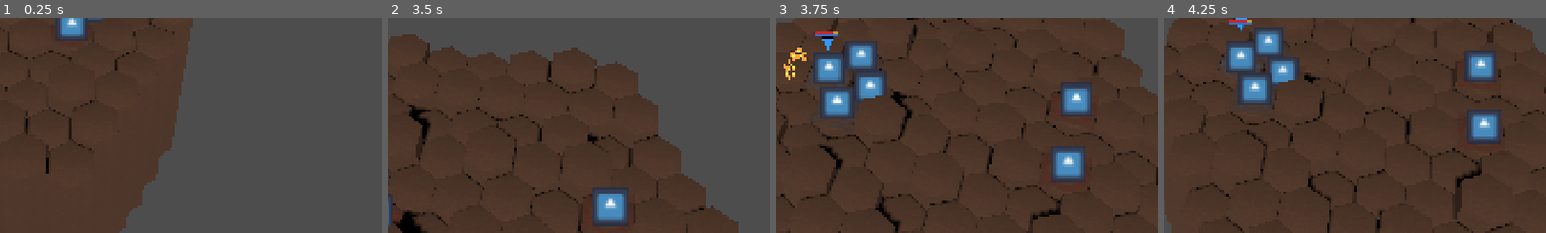
Above: before the commit, frames 1-4 (left to right).
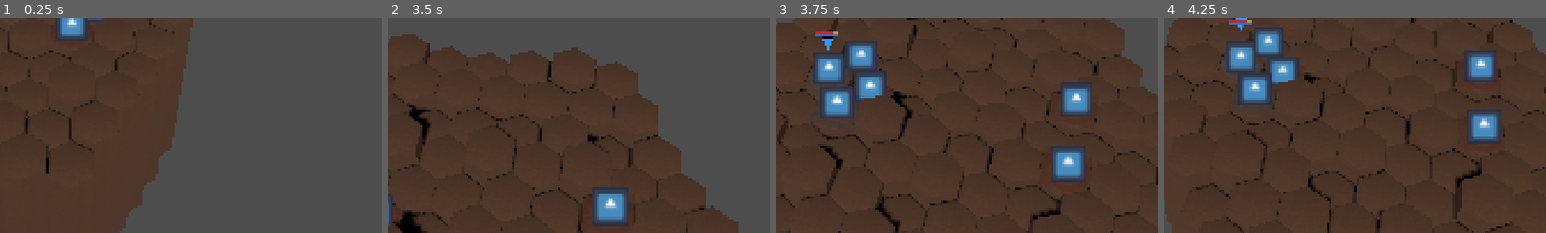
Above: after the commit, the same moments.

Repository: Kobraxos/Mythologia
Game: Godot game, scene res://levels/test_room/test_level.tscn
Same seed, same stepped clock (60 frames per second), same inputs: the game is played once before the commit and once after it. The project has no main scene, so this scene is started directly. The engine's default icon, where the game draws it, is replaced by a stand-in: a white triangle on a blue panel in a dark square.
Inputs (mouse positions are % of the whole screen's width and height, from its top left):
- Up to frame 1 (0.25 s): no input
- Up to frame 2 (3.5 s): tap Enter at 0.5 s; move the mouse to (72, 45) at 0.52 s; hold Up (ui_up) 0.53-1.28 s; tap S (camera_backward) at 0.6 s; tap W (camera_forward) at 0.8, 1.35 s; move the mouse to (30, 55) at 1.27 s; tap A (camera_left) at 1.55, 2.1 s; move the mouse to (60, 28) at 2.02 s; hold Up (ui_up) from 2.03 s (still down); tap D (camera_right) at 2.3, 2.85 s; move the mouse to (45, 70) at 2.77 s; tap Q (camera_rotate_left) at 3.05 s
- Up to frame 3 (3.75 s): move the mouse to (80, 65) at 3.52 s; release Up (ui_up) at 3.53 s; tap Q (camera_rotate_left) at 3.6 s
- Up to frame 4 (4.25 s): tap E (camera_rotate_right) at 3.8 s; tap R (camera_reset) at 4.15 s
The pictures show only the part of the screen within x 40-90%, y 50-100%; the shares and areas given below are measured in that part.

Frames 1-2 are identical in both runs. In frame 3, 0.3% of the frame differs, in the area x 2-8%, y 13-29%; in frame 4, nothing differs.

Commit message:
feat: implement combat visual system with sequencing, VFX pooling, and event-based interpretation.

Diff:
--- a/core/autoloads/combat_events.gd
+++ b/core/autoloads/combat_events.gd
@@ -61,7 +61,7 @@
 
 @warning_ignore("unused_signal")
 ## Émis pour déclencher un VFX depuis un système métier sans couplage avec la position 3D.
-signal vfx_requested(vfx_id: String, pos: Vector3, dir: Vector3, attached_target: Node3D)
+signal vfx_requested(vfx_type: int, pos: Vector3, dir: Vector3, attached_target: Node3D)
 
 @warning_ignore("unused_signal")
 ## Émis lorsque toutes les unités initiales ont été placées sur la grille.
--- a/core/core_enums.gd
+++ b/core/core_enums.gd
@@ -23,3 +23,16 @@
 	TARGET_HP_BELOW_HALF,
 	SOURCE_HAS_LINE_OF_SIGHT
 }
+
+## Types d'effets visuels pour l'Object Pooling.
+enum VfxType {
+	NONE,
+	IMPACT_HIT,
+	HEAL_EFFECT,
+	SHIELD_GRANTED,
+	DODGE_DUST,
+	DASH_TRAIL,
+	LEAP_TRAIL,
+	TELEPORT_OUT,
+	TELEPORT_IN
+}
--- a/create_test_status.gd
+++ /dev/null
@@ -1,35 +0,0 @@
-@tool
-extends SceneTree
-
-func _init():
-	var status = StatusEffectData.new()
-	status.id = &"test_stun"
-	status.effect_name = "Eblouissement Divin"
-	status.description = "Etourdi par la lumiere. Ne peut pas agir au prochain tour."
-	status.type = StatusEffectData.EffectType.DEBUFF
-	status.duration_in_turns = 1
-	status.merge_strategy = StatusEffectData.MergeStrategy.REPLACE
-	status.is_stunned = true
-
-	DirAccess.make_dir_absolute("res://data/statuses")
-	ResourceSaver.save(status, "res://data/statuses/test_stun_status.tres")
-
-	var payload = SkillEffectPayload.new()
-	payload.target = SkillEffectPayload.PayloadTarget.MAIN_TARGET
-	payload.application_chance = 1.0
-	payload.condition = SkillEffectPayload.TriggerCondition.ALWAYS
-	payload.status_effect = status
-
-	DirAccess.make_dir_absolute("res://data/skills/payloads")
-	ResourceSaver.save(payload, "res://data/skills/payloads/rayon_solaire_stun_payload.tres")
-
-	var rayon_solaire: SkillData = load("res://data/skills/attacks/rayon_solaire.tres")
-	if rayon_solaire:
-		rayon_solaire.effect_payloads.clear()
-		rayon_solaire.effect_payloads.append(payload)
-		ResourceSaver.save(rayon_solaire, "res://data/skills/attacks/rayon_solaire.tres")
-		print("Successfully created status, payload, and updated Rayon Solaire.")
-	else:
-		print("Failed to load rayon_solaire.tres")
-
-	quit()
--- a/data/units/heroes/base_unit_stats.tres
+++ b/data/units/heroes/base_unit_stats.tres
@@ -3,9 +3,9 @@
 [ext_resource type="Resource" uid="uid://cyd2aljxwrxdw" path="res://data/skills/attacks/frappe_basique.tres" id="1_2366t"]
 [ext_resource type="Script" uid="uid://didfbrl3fg4h5" path="res://data/units/unit_stats.gd" id="1_t58gu"]
 [ext_resource type="Texture2D" uid="uid://dsqgvi8aue1da" path="res://icon.svg" id="2_gbbgr"]
+[ext_resource type="Resource" uid="uid://un6eqfxtq56o" path="res://data/skills/attacks/rayon_solaire.tres" id="4_odqmy"]
 [ext_resource type="Resource" uid="uid://dash001" path="res://data/skills/spells/dash_eclair.tres" id="5_spell"]
 [ext_resource type="Resource" uid="uid://ring001" path="res://data/skills/spells/anneau_de_feu.tres" id="8_spell"]
-[ext_resource type="Resource" uid="uid://flood001" path="res://data/skills/spells/vague_guerisseuse.tres" id="9_spell"]
 [ext_resource type="Texture2D" uid="uid://cawdwey71ermw" path="res://assets/2d/tezcatlipoca.png" id="12_tibrx"]
 
 [resource]
@@ -41,4 +41,4 @@
 effect_resistance = 0.1
 incoming_healing_multiplier = 1.1
 base_attack = ExtResource("1_2366t")
-active_skills = Array[Resource]([ExtResource("1_2366t"), ExtResource("5_spell"), ExtResource("8_spell"), ExtResource("9_spell")])
+active_skills = Array[Resource]([ExtResource("1_2366t"), ExtResource("5_spell"), ExtResource("8_spell"), ExtResource("4_odqmy")])
--- a/entities/unit/base/unit.gd
+++ b/entities/unit/base/unit.gd
@@ -105,6 +105,12 @@
 	if action_economy:
 		action_economy.start_turn()
 
+	# Vérification du Stun après l'application des statuts initiaux
+	if status_receiver and status_receiver.is_stunned():
+		TurnEvents.turn_skipped_stun.emit(self)
+		TurnEvents.turn_end_requested.emit.call_deferred()
+		return
+
 	# AAA VFX : L'anneau s'excite
 	if faction_ring and faction_ring.material_override:
 		var mat := faction_ring.material_override as ShaderMaterial
--- a/levels/test_room/test_level.tscn
+++ b/levels/test_room/test_level.tscn
@@ -76,45 +76,42 @@
 
 [node name="TimelineUI" parent="HUD" unique_id=1812768785 instance=ExtResource("14_timeline")]
 
-[node name="GameFlowManager" type="Node" parent="."]
+[node name="GameFlowManager" type="Node" parent="." unique_id=510060265]
 script = ExtResource("15_flow")
 
-[node name="SurfaceVisuals" type="Node3D" parent="."]
+[node name="SurfaceVisuals" type="Node3D" parent="." unique_id=1082084624]
 script = ExtResource("16_surface")
 
-[node name="SpawnPoints" type="Node3D" parent="."]
+[node name="SpawnPoints" type="Node3D" parent="." unique_id=313551619]
 
-[node name="PlayerSpawn1" type="Marker3D" parent="SpawnPoints" groups=["spawn_points"]]
+[node name="PlayerSpawn1" type="Marker3D" parent="SpawnPoints" unique_id=346153055 groups=["spawn_points"]]
 transform = Transform3D(1, 0, 0, 0, 1, 0, 0, 0, 1, -5, 0, 0)
 script = ExtResource("17_spawn")
 stats = ExtResource("9_4py08")
-faction = 0
 
-[node name="PlayerSpawn2" type="Marker3D" parent="SpawnPoints" groups=["spawn_points"]]
+[node name="PlayerSpawn2" type="Marker3D" parent="SpawnPoints" unique_id=51821423 groups=["spawn_points"]]
 transform = Transform3D(1, 0, 0, 0, 1, 0, 0, 0, 1, -5, 0, 1.5)
 script = ExtResource("17_spawn")
 stats = ExtResource("9_4py08")
-faction = 0
 
-[node name="PlayerSpawn3" type="Marker3D" parent="SpawnPoints" groups=["spawn_points"]]
+[node name="PlayerSpawn3" type="Marker3D" parent="SpawnPoints" unique_id=741445212 groups=["spawn_points"]]
 transform = Transform3D(1, 0, 0, 0, 1, 0, 0, 0, 1, -5, 0, -1.5)
 script = ExtResource("17_spawn")
 stats = ExtResource("9_4py08")
-faction = 0
 
-[node name="EnemySpawn1" type="Marker3D" parent="SpawnPoints" groups=["spawn_points"]]
+[node name="EnemySpawn1" type="Marker3D" parent="SpawnPoints" unique_id=234985002 groups=["spawn_points"]]
 transform = Transform3D(1, 0, 0, 0, 1, 0, 0, 0, 1, 5, 0, 0)
 script = ExtResource("17_spawn")
 stats = ExtResource("18_archer")
 faction = 1
 
-[node name="EnemySpawn2" type="Marker3D" parent="SpawnPoints" groups=["spawn_points"]]
+[node name="EnemySpawn2" type="Marker3D" parent="SpawnPoints" unique_id=2068525436 groups=["spawn_points"]]
 transform = Transform3D(1, 0, 0, 0, 1, 0, 0, 0, 1, 5, 0, 1.5)
 script = ExtResource("17_spawn")
 stats = ExtResource("19_mage")
 faction = 1
 
-[node name="EnemySpawn3" type="Marker3D" parent="SpawnPoints" groups=["spawn_points"]]
+[node name="EnemySpawn3" type="Marker3D" parent="SpawnPoints" unique_id=144832497 groups=["spawn_points"]]
 transform = Transform3D(1, 0, 0, 0, 1, 0, 0, 0, 1, 5, 0, -1.5)
 script = ExtResource("17_spawn")
 stats = ExtResource("20_warrior")
--- a/systems/camera/tactical_camera.gd
+++ b/systems/camera/tactical_camera.gd
@@ -1,14 +1,31 @@
+## Gestionnaire de la caméra tactique avec déplacements sur grille, rotation orbitale et zoom
 class_name TacticalCamera
 extends Node3D
 
+const ACTION_CAM_FORWARD = "camera_forward"
+const ACTION_CAM_BACKWARD = "camera_backward"
+const ACTION_CAM_LEFT = "camera_left"
+const ACTION_CAM_RIGHT = "camera_right"
+const ACTION_CAM_ROT_LEFT = "camera_rotate_left"
+const ACTION_CAM_ROT_RIGHT = "camera_rotate_right"
+const ACTION_CAM_ZOOM_IN = "camera_zoom_in"
+const ACTION_CAM_ZOOM_OUT = "camera_zoom_out"
+const ACTION_CAM_RESET = "camera_reset"
+
 @export_category("Vitesse & Mouvement")
+## Vitesse de déplacement panoramique sur l'axe horizontal
 @export var move_speed: float = 15.0
+## Vitesse de rotation autour de l'axe vertical Y
 @export var rot_speed: float = 3.0
+## Force d'interpolation pour adoucir les mouvements de la caméra
 @export var smoothing: float = 8.0
 
 @export_category("Zoom")
+## Distance minimale de rapprochement de la caméra
 @export var min_zoom: float = 10.0
+## Distance maximale d'éloignement de la caméra
 @export var max_zoom: float = 60.0
+## Valeur ajoutée/soustraite à chaque cran de zoom
 @export var zoom_step: float = 4.0
 
 @onready var _spring_arm: SpringArm3D = $Elevation/SpringArm3D
@@ -21,18 +38,22 @@
 func _ready() -> void:
 	_target_position = position
 	_target_rotation = rotation.y
-	if _spring_arm:
-		_target_zoom = _spring_arm.spring_length
-	else:
+
+	if not is_instance_valid(_spring_arm):
 		push_error("TacticalCamera: Nœud SpringArm3D manquant dans la hiérarchie.")
+		return
+
+	_target_zoom = _spring_arm.spring_length
 
 	# AAA : Le "Regard Divin" (Auto-Panning)
 	TurnEvents.active_unit_changed.connect(_on_active_unit_changed)
 
 func _on_active_unit_changed(unit: Unit) -> void:
-	if is_instance_valid(unit):
-		# Recadre la cible de la caméra sur l'unité active. Le _apply_smoothing fera glisser la caméra en douceur.
-		_target_position = unit.global_position
+	if not is_instance_valid(unit):
+		return
+
+	# Recadre la cible de la caméra sur l'unité active. Le _apply_smoothing fera glisser la caméra en douceur.
+	_target_position = unit.global_position
 
 func _process(delta: float) -> void:
 	_handle_movement(delta)
@@ -41,40 +62,44 @@
 
 func _unhandled_input(event: InputEvent) -> void:
 	# Gestion du zoom et du recentrage via nos actions personnalisées de l'Input Map
-	if event.is_action_pressed("camera_zoom_in"):
+	if event.is_action_pressed(ACTION_CAM_ZOOM_IN):
 		_target_zoom = clampf(_target_zoom - zoom_step, min_zoom, max_zoom)
-	elif event.is_action_pressed("camera_zoom_out"):
+	elif event.is_action_pressed(ACTION_CAM_ZOOM_OUT):
 		_target_zoom = clampf(_target_zoom + zoom_step, min_zoom, max_zoom)
-	elif event.is_action_pressed("camera_reset"):
+	elif event.is_action_pressed(ACTION_CAM_RESET):
 		# TODO: Placeholder pour recentrer la caméra sur l'unité active plus tard
 		pass
 
 func _handle_movement(delta: float) -> void:
 	# Récupère les entrées directionnelles découplées de l'interface (DDD)
-	var input_dir: Vector2 = Input.get_vector("camera_left", "camera_right", "camera_forward", "camera_backward")
+	var input_dir: Vector2 = Input.get_vector(ACTION_CAM_LEFT, ACTION_CAM_RIGHT, ACTION_CAM_FORWARD, ACTION_CAM_BACKWARD)
 
-	if input_dir != Vector2.ZERO:
-		# Calcul des axes relatifs à la rotation Y actuelle de la caméra
-		var forward: Vector3 = -transform.basis.z
-		var right: Vector3 = transform.basis.x
+	if input_dir == Vector2.ZERO:
+		return
 
-		# Contrainte stricte sur le plan XZ (pas de vol)
-		forward.y = 0.0
-		right.y = 0.0
-		forward = forward.normalized()
-		right = right.normalized()
+	# Calcul des axes relatifs à la rotation Y actuelle de la caméra
+	var forward: Vector3 = -transform.basis.z
+	var right: Vector3 = transform.basis.x
 
-		# input_dir.y est négatif quand "ui_up" est pressé. On l'inverse pour avancer (forward).
-		var move_dir: Vector3 = (right * input_dir.x + forward * -input_dir.y).normalized()
-		_target_position += move_dir * move_speed * delta
+	# Contrainte stricte sur le plan XZ (pas de vol)
+	forward.y = 0.0
+	right.y = 0.0
+	forward = forward.normalized()
+	right = right.normalized()
+
+	# input_dir.y est négatif quand "ui_up" est pressé. On l'inverse pour avancer (forward).
+	var move_dir: Vector3 = (right * input_dir.x + forward * -input_dir.y).normalized()
+	_target_position += move_dir * move_speed * delta
 
 func _handle_rotation(delta: float) -> void:
 	# Remarque : Tu devras ajouter ces deux actions virtuelles dans l'Input Map de Godot.
-	var rot_dir: float = Input.get_axis("camera_rotate_left", "camera_rotate_right")
+	var rot_dir: float = Input.get_axis(ACTION_CAM_ROT_LEFT, ACTION_CAM_ROT_RIGHT)
 
-	if rot_dir != 0.0:
-		# Soustraction pour qu'appuyer à droite fasse tourner la caméra vers la droite autour du centre
-		_target_rotation -= rot_dir * rot_speed * delta
+	if rot_dir == 0.0:
+		return
+
+	# Soustraction pour qu'appuyer à droite fasse tourner la caméra vers la droite autour du centre
+	_target_rotation -= rot_dir * rot_speed * delta
 
 func _apply_smoothing(delta: float) -> void:
 	# Interpolation de la position panoramique
@@ -84,5 +109,7 @@
 	rotation.y = lerp_angle(rotation.y, _target_rotation, smoothing * delta)
 
 	# Interpolation de la distance de zoom
-	if _spring_arm:
-		_spring_arm.spring_length = lerp(_spring_arm.spring_length, _target_zoom, smoothing * delta)
+	if not is_instance_valid(_spring_arm):
+		return
+
+	_spring_arm.spring_length = lerp(_spring_arm.spring_length, _target_zoom, smoothing * delta)
--- a/systems/combat/sequencer/combat_sequencer.gd
+++ b/systems/combat/sequencer/combat_sequencer.gd
@@ -67,7 +67,7 @@
 				if is_instance_valid(cmd.target):
 					if pos == Vector3.ZERO:
 						pos = cmd.target.global_position
-						if cmd.string_payload == VfxConstants.IMPACT_HIT:
+						if cmd.vfx_type == CoreEnums.VfxType.IMPACT_HIT:
 							pos += Vector3(0, 1.0, 0)
 
 					if dir == Vector3.ZERO and is_instance_valid(cmd.source):
@@ -79,13 +79,13 @@
 					dir = (end_pos - cmd.target.global_position).normalized()
 
 				# Cas du teleport in
-				if cmd.string_payload == VfxConstants.TELEPORT_IN and cmd.target_hex != Vector3i.ZERO:
+				if cmd.vfx_type == CoreEnums.VfxType.TELEPORT_IN and cmd.target_hex != Vector3i.ZERO:
 					pos = HexMath.hex_to_world(cmd.target_hex, GridManager.hex_size, GridManager.elevation_step)
 
 				if dir.length_squared() == 0.0:
 					dir = Vector3.UP
 
-				CombatEvents.vfx_requested.emit(cmd.string_payload, pos, dir, cmd.target)
+				CombatEvents.vfx_requested.emit(cmd.vfx_type, pos, dir, cmd.target)
 
 	# Attente unique synchronisée sur l'animation la plus longue du groupe
 	if max_duration > 0.0:
--- a/systems/combat/sequencer/combat_visual_interpreter.gd
+++ b/systems/combat/sequencer/combat_visual_interpreter.gd
@@ -94,7 +94,7 @@
 
 	var vfx_cmd := VisualCommand.new()
 	vfx_cmd.type = VisualCommand.Type.SPAWN_VFX
-	vfx_cmd.string_payload = VfxConstants.IMPACT_HIT if VfxConstants else "impact_hit"
+	vfx_cmd.vfx_type = CoreEnums.VfxType.IMPACT_HIT
 	vfx_cmd.target = target
 	vfx_cmd.source = _caster
 	_current_group.commands.append(vfx_cmd)
@@ -119,7 +119,7 @@
 
 	var vfx_cmd := VisualCommand.new()
 	vfx_cmd.type = VisualCommand.Type.SPAWN_VFX
-	vfx_cmd.string_payload = VfxConstants.HEAL_EFFECT if VfxConstants else "heal_effect"
+	vfx_cmd.vfx_type = CoreEnums.VfxType.HEAL_EFFECT
 	vfx_cmd.target = target
 	vfx_cmd.direction_payload = Vector3.UP
 	_current_group.commands.append(vfx_cmd)
@@ -144,7 +144,7 @@
 
 	var vfx_cmd := VisualCommand.new()
 	vfx_cmd.type = VisualCommand.Type.SPAWN_VFX
-	vfx_cmd.string_payload = VfxConstants.SHIELD_GRANTED if VfxConstants else "shield_granted"
+	vfx_cmd.vfx_type = CoreEnums.VfxType.SHIELD_GRANTED
 	vfx_cmd.target = target
 	vfx_cmd.direction_payload = Vector3.UP
 	_current_group.commands.append(vfx_cmd)
@@ -160,7 +160,7 @@
 
 	var vfx_cmd := VisualCommand.new()
 	vfx_cmd.type = VisualCommand.Type.SPAWN_VFX
-	vfx_cmd.string_payload = VfxConstants.DODGE_DUST if VfxConstants else "dodge_dust"
+	vfx_cmd.vfx_type = CoreEnums.VfxType.DODGE_DUST
 	vfx_cmd.target = target
 	_current_group.commands.append(vfx_cmd)
 
@@ -176,30 +176,30 @@
 	if unit == _caster:
 		if _skill.caster_movement == SkillData.CasterMovement.DASH_TO_TARGET:
 			cmd.duration = DASH_ANIM_DURATION
-			_add_movement_vfx(unit as Node3D, to_hex, VfxConstants.DASH_TRAIL if VfxConstants else "dash_trail")
+			_add_movement_vfx(unit as Node3D, to_hex, CoreEnums.VfxType.DASH_TRAIL)
 		elif _skill.caster_movement == SkillData.CasterMovement.LEAP_TO_TARGET:
 			cmd.duration = LEAP_ANIM_DURATION
 			cmd.is_leap = true
-			_add_movement_vfx(unit as Node3D, to_hex, VfxConstants.LEAP_TRAIL if VfxConstants else "leap_trail")
+			_add_movement_vfx(unit as Node3D, to_hex, CoreEnums.VfxType.LEAP_TRAIL)
 		elif _skill.caster_movement == SkillData.CasterMovement.TELEPORT_TO_TARGET:
 			cmd.duration = 0.0
 			var vfx_out := VisualCommand.new()
 			vfx_out.type = VisualCommand.Type.SPAWN_VFX
-			vfx_out.string_payload = VfxConstants.TELEPORT_OUT if VfxConstants else "teleport_out"
+			vfx_out.vfx_type = CoreEnums.VfxType.TELEPORT_OUT
 			vfx_out.target = unit as Node3D
 			_current_group.commands.append(vfx_out)
-			_add_movement_vfx(unit as Node3D, to_hex, VfxConstants.TELEPORT_IN if VfxConstants else "teleport_in")
+			_add_movement_vfx(unit as Node3D, to_hex, CoreEnums.VfxType.TELEPORT_IN)
 	else:
 		# C'est un déplacement forcé de la cible (Knockback / Pull)
 		cmd.duration = DASH_ANIM_DURATION
-		_add_movement_vfx(unit as Node3D, to_hex, VfxConstants.DASH_TRAIL if VfxConstants else "dash_trail")
-
-	_current_group.commands.append(cmd)
-
-func _add_movement_vfx(target: Node3D, target_hex: Vector3i, vfx_name: String) -> void:
-	var vfx_cmd := VisualCommand.new()
-	vfx_cmd.type = VisualCommand.Type.SPAWN_VFX
-	vfx_cmd.string_payload = vfx_name
+		_add_movement_vfx(unit as Node3D, to_hex, CoreEnums.VfxType.DASH_TRAIL)
+
+	_current_group.commands.append(cmd)
+
+func _add_movement_vfx(target: Node3D, target_hex: Vector3i, vfx_type: int) -> void:
+	var vfx_cmd := VisualCommand.new()
+	vfx_cmd.type = VisualCommand.Type.SPAWN_VFX
+	vfx_cmd.vfx_type = vfx_type
 	vfx_cmd.target = target
 	vfx_cmd.target_hex = target_hex
 	_current_group.commands.append(vfx_cmd)
--- a/systems/combat/sequencer/visual_command.gd
+++ b/systems/combat/sequencer/visual_command.gd
@@ -23,3 +23,4 @@
 var element_payload: int = 0
 var text_type: int = 0 # CombatEvents.FloatingTextType
 var is_leap: bool = false
+var vfx_type: int = 0 # CoreEnums.VfxType
--- a/systems/turn_logic/turn_manager.gd
+++ b/systems/turn_logic/turn_manager.gd
@@ -79,20 +79,6 @@
 
 		active.start_turn()
 
-		# ─── AAA : Gestion du Stun (Étourdissement) ───────────────────────────────
-		# L'unité prend brièvement possession de son tour (active_unit_changed émis),
-		# le signal turn_skipped_stun déclenche le feedback visuel (texte flottant, UI),
-		# puis après un délai, le tour passe automatiquement.
-		if active.status_receiver and active.status_receiver.is_stunned():
-			TurnEvents.active_unit_changed.emit(active)
-			TurnEvents.turn_skipped_stun.emit(active)
-			_generate_and_emit_timeline()
-			await get_tree().create_timer(1.0).timeout
-			active.end_turn()
-			TurnEvents.turn_ended.emit(active)
-			next_turn()
-			return
-
 		TurnEvents.active_unit_changed.emit(active)
 		break
 
--- a/systems/vfx/pooled_vfx.gd
+++ b/systems/vfx/pooled_vfx.gd
@@ -6,18 +6,6 @@
 func _ready() -> void:
 	emitting = false
 	one_shot = true # Requis pour que le signal "finished" s'émette de lui-même
-	if not finished.is_connected(_on_finished):
-		finished.connect(_on_finished)
 
 func play_vfx() -> void:
 	restart()
-
-func _on_finished() -> void:
-	# Sécurité absolue : Si le VFX a été attaché (parenté dynamiquement) à une unité mobile,
-	# on le remet dans l'Autoload global pour éviter qu'il ne meure avec elle ou s'égare.
-	var vfx_manager = get_tree().root.get_node_or_null("VfxManager")
-
-	if vfx_manager and get_parent() != vfx_manager:
-		get_parent().remove_child(self)
-		vfx_manager.add_child(self)
-		# Reset des transforms de sécurité optionnel ici
--- a/systems/vfx/vfx_manager.gd
+++ b/systems/vfx/vfx_manager.gd
@@ -2,37 +2,51 @@
 
 ## Autoload gérant l'Object Pooling des particules pour éviter le Shader Stutter.
 
-@export var vfx_library: Dictionary = {} # Clé: String (vfx_id), Valeur: PackedScene
+@export var vfx_library: Dictionary = {} # Clé: int (CoreEnums.VfxType), Valeur: PackedScene
 @export var pool_size_per_vfx: int = 10
 
-var _pools: Dictionary = {} # Clé: String (vfx_id), Valeur: Array[PooledVfx]
+var _pools: Dictionary = {} # Clé: int (CoreEnums.VfxType), Valeur: Array[PooledVfx]
 
 func _ready() -> void:
 	CombatEvents.vfx_requested.connect(_on_vfx_requested)
 
 	# Auto-instanciation des particules définies dans l'inspecteur
-	for vfx_id: String in vfx_library:
-		register_vfx(vfx_id, vfx_library[vfx_id])
+	for vfx_type: int in vfx_library:
+		register_vfx(vfx_type, vfx_library[vfx_type] as PackedScene)
 
-func register_vfx(vfx_id: String, prefab: PackedScene) -> void:
-	if _pools.has(vfx_id): return
+func register_vfx(vfx_type: int, prefab: PackedScene) -> void:
+	if _pools.has(vfx_type): return
 
 	var pool: Array[PooledVfx] = []
 	for i in range(pool_size_per_vfx):
-		var instance := prefab.instantiate() as PooledVfx
+		var instance := _instantiate_vfx(prefab)
 		if instance:
-			add_child(instance)
 			pool.append(instance)
-	_pools[vfx_id] = pool
+	_pools[vfx_type] = pool
 
-func _on_vfx_requested(vfx_id: String, pos: Vector3, dir: Vector3, attached_target: Node3D) -> void:
-	var vfx: PooledVfx = _get_available_vfx(vfx_id)
+func _instantiate_vfx(prefab: PackedScene) -> PooledVfx:
+	if not prefab: return null
+
+	var instance := prefab.instantiate() as PooledVfx
+	if not instance:
+		push_error("Failed to instantiate VFX prefab.")
+		return null
+
+	add_child(instance)
+
+	if not instance.finished.is_connected(_on_vfx_finished.bind(instance)):
+		instance.finished.connect(_on_vfx_finished.bind(instance))
+
+	return instance
+
+func _on_vfx_requested(vfx_type: int, pos: Vector3, dir: Vector3, attached_target: Node3D) -> void:
+	var vfx: PooledVfx = _get_available_vfx(vfx_type)
 	if not vfx:
 		return
 
 	if is_instance_valid(attached_target):
 		# Attachement dynamique : Le VFX suit l'unité (Idéal pour des auras, boucliers, etc.)
-		var p = vfx.get_parent()
+		var p: Node = vfx.get_parent()
 		if p: p.remove_child(vfx)
 		attached_target.add_child(vfx)
 		vfx.position = Vector3.ZERO # On centre la particule sur l'hôte
@@ -45,13 +59,35 @@
 		var target_look := vfx.global_position + dir
 		vfx.look_at(target_look, Vector3.UP)
 
+	# Assurez-vous que le VFX est actif si on gère la visibilité
+	vfx.visible = true
+	vfx.process_mode = Node.PROCESS_MODE_INHERIT
 	vfx.play_vfx()
 
-func _get_available_vfx(vfx_id: String) -> PooledVfx:
-	if not _pools.has(vfx_id):
+func _get_available_vfx(vfx_type: int) -> PooledVfx:
+	if not _pools.has(vfx_type):
 		return null
 
-	for vfx: PooledVfx in _pools[vfx_id]:
+	# On cherche une particule disponible
+	for vfx: PooledVfx in _pools[vfx_type]:
 		if not vfx.emitting:
 			return vfx
+
+	# Expansion dynamique du pool si tout est utilisé
+	push_warning("Pool expanded dynamically for VFX type: %s" % vfx_type)
+	var prefab: PackedScene = vfx_library.get(vfx_type)
+	if prefab:
+		var instance := _instantiate_vfx(prefab)
+		if instance:
+			_pools[vfx_type].append(instance)
+			return instance
+
 	return null
+
+func _on_vfx_finished(vfx: PooledVfx) -> void:
+	if vfx.get_parent() != self:
+		vfx.call_deferred("reparent", self)
+
+	# Optionnel : désactiver le nœud pour gagner en performance
+	vfx.visible = false
+	vfx.process_mode = Node.PROCESS_MODE_DISABLED
--- a/systems/vfx/vfx_manager.tscn
+++ b/systems/vfx/vfx_manager.tscn
@@ -8,7 +8,7 @@
 [node name="VfxManager" type="Node" unique_id=1512995435]
 script = ExtResource("1_8xrg5")
 vfx_library = {
-"dash_trail": ExtResource("4_dash"),
-"heal_effect": ExtResource("3_heal"),
-"impact_hit": ExtResource("2_impact")
+5: ExtResource("4_dash"),
+2: ExtResource("3_heal"),
+1: ExtResource("2_impact")
 }
Not shown, removed: create_test_status.gd.uid
Not shown: 1 places in levels/test_room/test_level.tscn that only renumber resources
